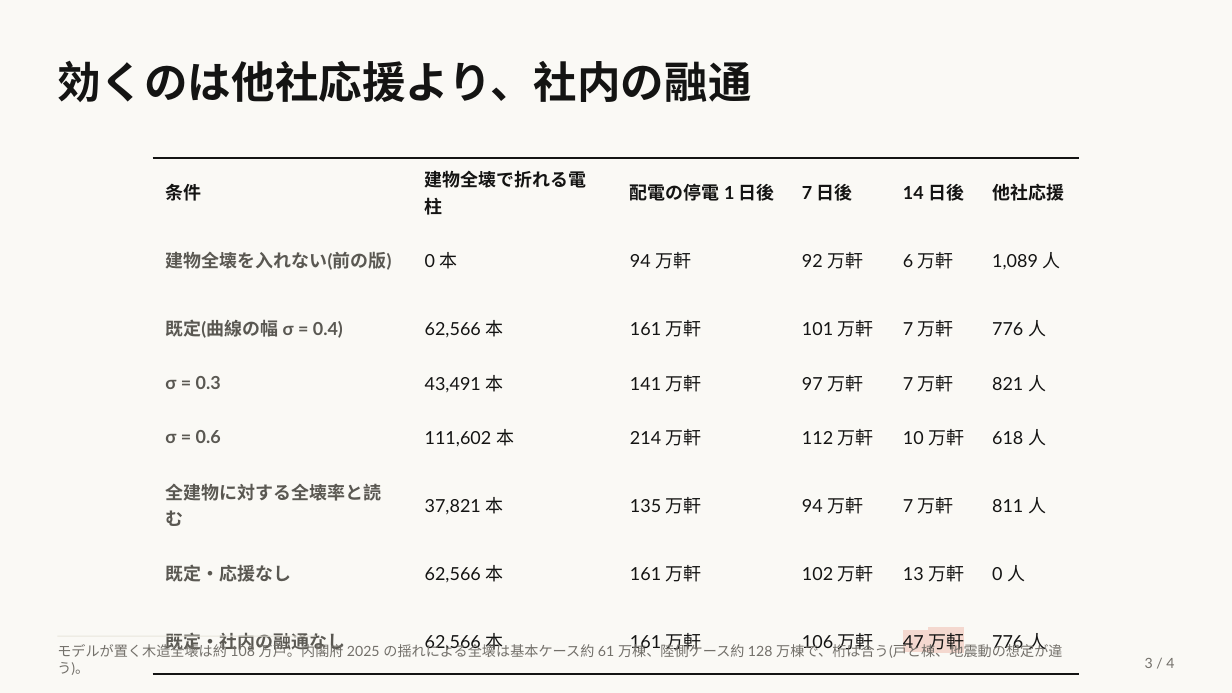
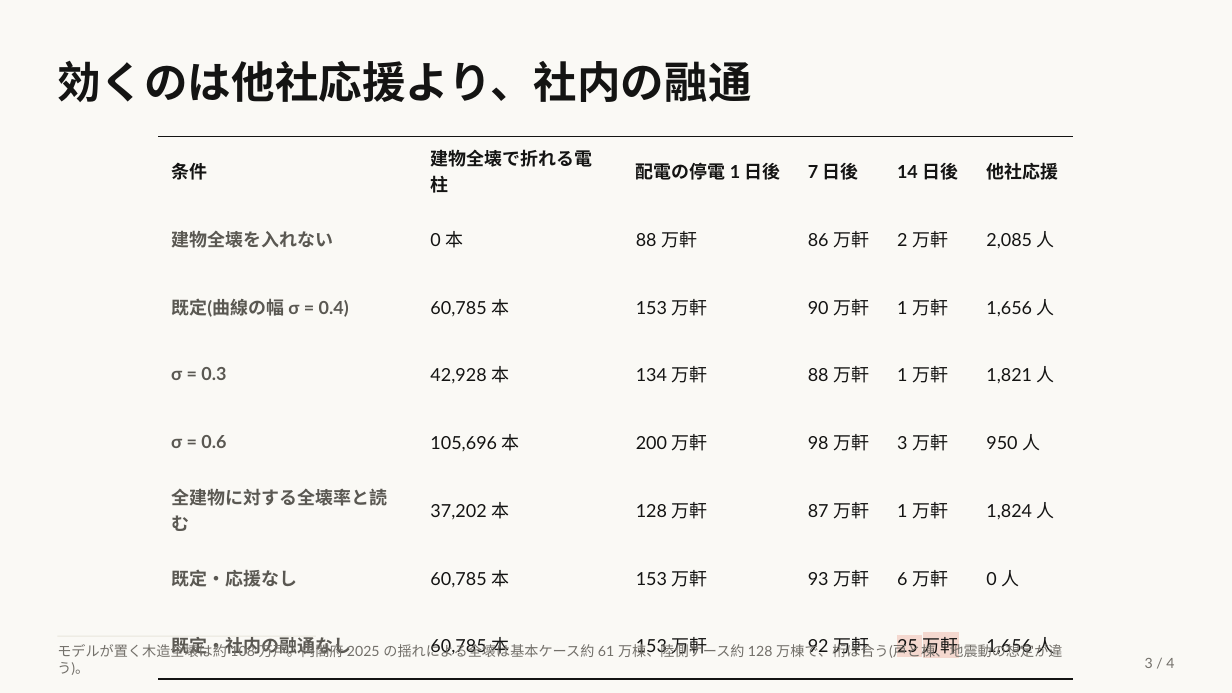
Before and after one commit to lutelute/All-Japan-Grid, a slide deck: slide 3 of docs/slides/nankai/nankai_restoration_workforce_2026-09-14.pptx. Drawn at 1232x693 pixels with LibreOffice and Linux fonts; fonts in the diff are those of the drawing. Boxes give left, top, right and bottom in pixels: in the first picture for what was removed or moved away, otherwise in the second. Text is boxed around its words. In the diff, an @@ line names an element or a change of style, - is before the commit and + after.

```diff
--- a/docs/slides/nankai/nankai_restoration_workforce_2026-09-14.pptx
+++ b/docs/slides/nankai/nankai_restoration_workforce_2026-09-14.pptx
@@ table at bbox=[158, 137, 1074, 661] @@
-row 2: 建物全壊を入れない(前の版) | 0 本 | 94 万軒 | 92 万軒 | 6 万軒 | 1,089 人
+row 2: 建物全壊を入れない | 0 本 | 88 万軒 | 86 万軒 | 2 万軒 | 2,085 人
-row 3: 既定(曲線の幅 σ = 0.4) | 62,566 本 | 161 万軒 | 101 万軒 | 7 万軒 | 776 人
+row 3: 既定(曲線の幅 σ = 0.4) | 60,785 本 | 153 万軒 | 90 万軒 | 1 万軒 | 1,656 人
-row 4: σ = 0.3 | 43,491 本 | 141 万軒 | 97 万軒 | 7 万軒 | 821 人
+row 4: σ = 0.3 | 42,928 本 | 134 万軒 | 88 万軒 | 1 万軒 | 1,821 人
-row 5: σ = 0.6 | 111,602 本 | 214 万軒 | 112 万軒 | 10 万軒 | 618 人
+row 5: σ = 0.6 | 105,696 本 | 200 万軒 | 98 万軒 | 3 万軒 | 950 人
-row 6: 全建物に対する全壊率と読む | 37,821 本 | 135 万軒 | 94 万軒 | 7 万軒 | 811 人
+row 6: 全建物に対する全壊率と読む | 37,202 本 | 128 万軒 | 87 万軒 | 1 万軒 | 1,824 人
-row 7: 既定・応援なし | 62,566 本 | 161 万軒 | 102 万軒 | 13 万軒 | 0 人
+row 7: 既定・応援なし | 60,785 本 | 153 万軒 | 93 万軒 | 6 万軒 | 0 人
-row 8: 既定・社内の融通なし | 62,566 本 | 161 万軒 | 106 万軒 | 47 万軒 | 776 人
+row 8: 既定・社内の融通なし | 60,785 本 | 153 万軒 | 92 万軒 | 25 万軒 | 1,656 人
@@ table: place and size @@
-table at bbox=[152, 158, 1080, 657]
+table at bbox=[158, 137, 1074, 661]
```
Also in this commit, not shown: 3 other slides changed, 33 other files.
